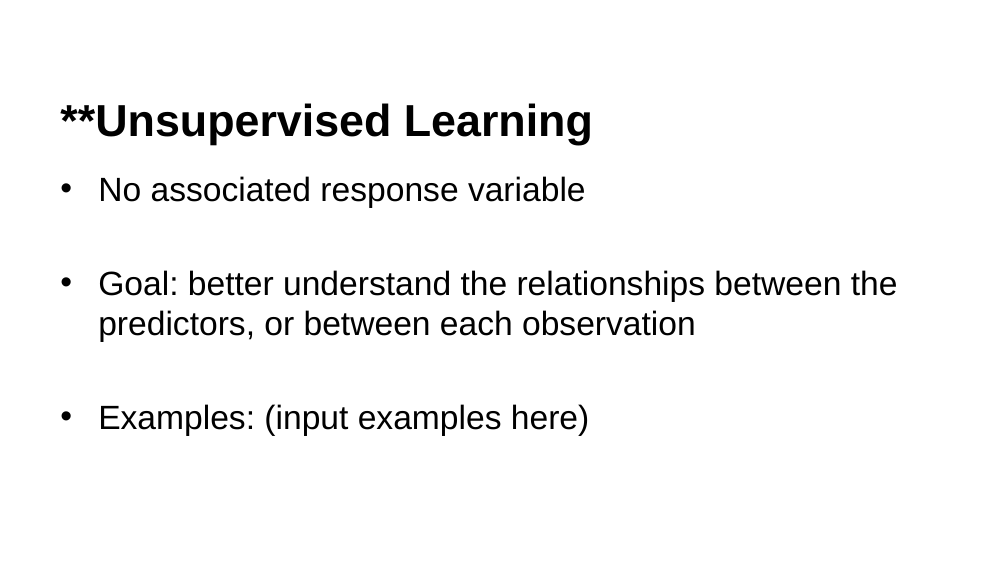
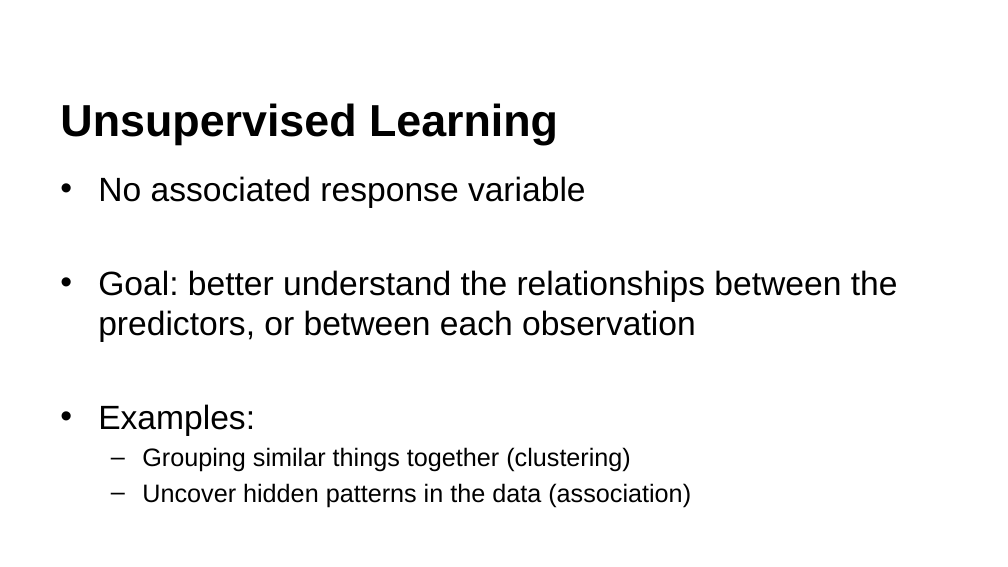
Before and after one commit to krisawilson/knn-workshop-spr25, a slide deck: slide 24 of k-nearest-neighbors.pptx (slide 19 before the commit). Drawn at 1008x567 pixels with LibreOffice and Linux fonts; fonts in the diff are those of the drawing; background and template pictures are left out. Boxes give left, top, right and bottom in pixels: in the first picture for what was removed or moved away, otherwise in the second. Text is boxed around its words. In the diff, an @@ line names an element or a change of style, - is before the commit and + after.

```diff
--- a/k-nearest-neighbors.pptx
+++ b/k-nearest-neighbors.pptx
@@ title at [60,103,558,145]: text changed @@
-**Unsupervised Learning
+Unsupervised Learning
@@ text at [98,404,691,507]: text changed; size 24 to 18 pt @@
-• Examples: (input examples here)
+• Examples:
+  – Grouping similar things together (clustering)
+  – Uncover hidden patterns in the data (association)
```
Also in this commit, not shown: 6 other slides changed, 10 slides added, 5 slides removed, 1 other file.
